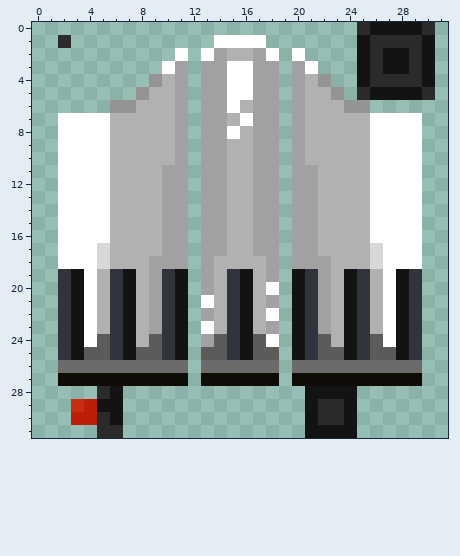
Pixel-art sprite -- src/main/resources/assets/da/models/item/yaniels_saber.png. Above, as it was before the edit.
The file is 32x32 pixels.
New version:
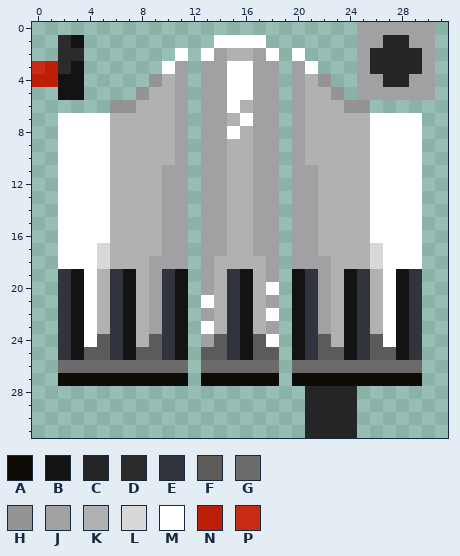
Palette (. is transparent): A #0f0c07  B #131313  C #252527  D #2b2b2b  E #31333d  F #5d5b5a  G #6b6b6b  H #949495  J #a1a1a3  K #b1b1b1  L #d8d8d8  M #ffffff  N #bc1e07  P #c82c12
Change:
@@ x 0..31 @@
- 0 .........................DBBBBD.
- 1 ..D...........MMMM.......BDDDDB.
- 2 ...........M.MJKKJM.M....BDBBDB.
- 3 ..........MJ.JJMMJJ.JM...BDBBDB.
- 4 .........HKJ.JJMMJJ.JKH..BDDDDB.
- 5 ........HKKJ.JJMMJJ.JKKH.DBBBBD.
+ 0 .........................JJJJJJ.
+ 1 ..DB..........MMMM.......JJCCJJ.
+ 2 ..DD.......M.MJKKJM.M....JCCCCJ.
+ 3 PNDB......MJ.JJMMJJ.JM...JCCCCJ.
+ 4 NNBB.....HKJ.JJMMJJ.JKH..JJCCJJ.
+ 5 ..BB....HKKJ.JJMMJJ.JKKH.JJJJJJ.
  6 ......HHKKKJ.JJMKJJ.JKKKHH......
@@ x 0..31 @@
 27 ..AAAAAAAAAA.AAAAAA.AAAAAAAAAA..
-28 .....DB..............BBBB.......
-29 ...PNBB..............BDDB.......
-30 ...NNDB..............BDDB.......
-31 .....DD..............BBBB.......
+28 .....................CCCC.......
+29 .....................CCCC.......
+30 .....................CCCC.......
+31 .....................CCCC.......
Pixel boxes of the changes (left, top, right, bottom) in both pictures:
changed: (357, 22, 435, 100)
added: (32, 35, 84, 100)
erased: (71, 386, 123, 438)
changed: (305, 386, 357, 438)
